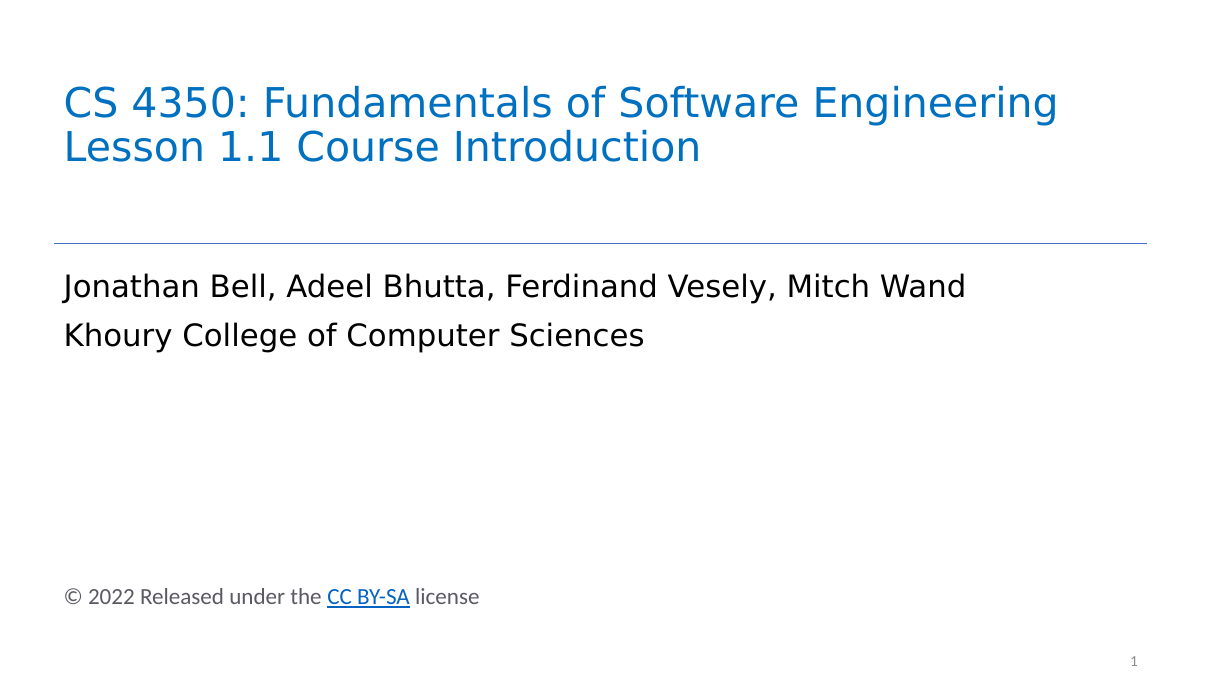
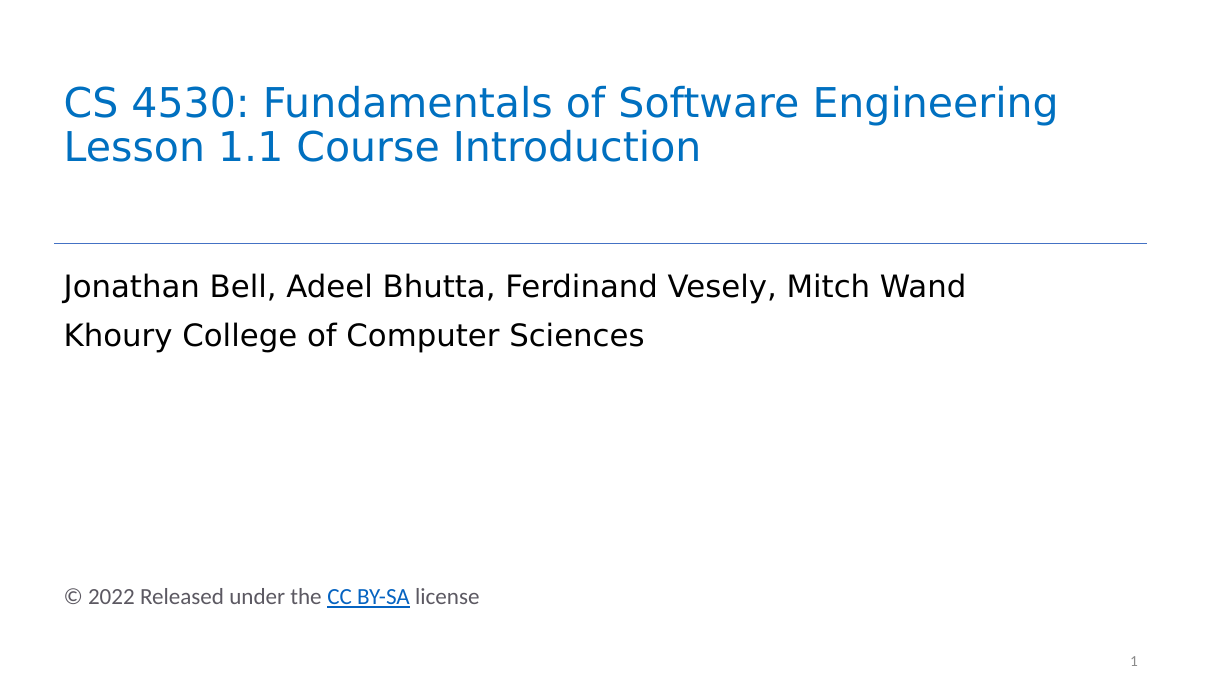
Before and after one commit to neu-se/CS4530-Spring-2022, a slide deck: slide 1 of Slides/Lesson 1.1 Course Introduction.pptx. Drawn at 1232x693 pixels with LibreOffice and Linux fonts; fonts in the diff are those of the drawing. Boxes give left, top, right and bottom in pixels: in the first picture for what was removed or moved away, otherwise in the second. Text is boxed around its words. In the diff, an @@ line names an element or a change of style, - is before the commit and + after.

Commit message:
Add PDFs for week 1 slides, fix typo in week 1 slides

```diff
--- a/Slides/Lesson 1.1 Course Introduction.pptx
+++ b/Slides/Lesson 1.1 Course Introduction.pptx
@@ title at [64,85,1059,162]: text changed @@
-CS 4350: Fundamentals of Software Engineering
-Lesson 1.1 Course Introduction
+CS 4530: Fundamentals of Software Engineering
+Lesson 1.1 Course Introduction
```
Also in this commit, not shown: 5 other files.
